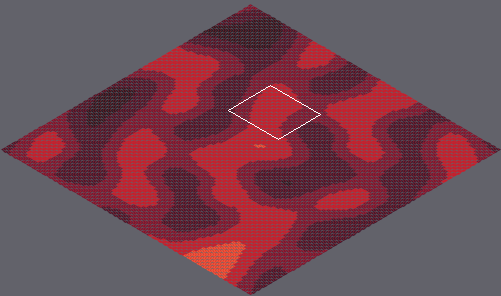
Two versions of a level (Tiled map, marswars/resources/mapAssets/loadmap.tmx). The first picture is a wide view before the edit; the outline marks the close-up.
Close-up. The starting point:
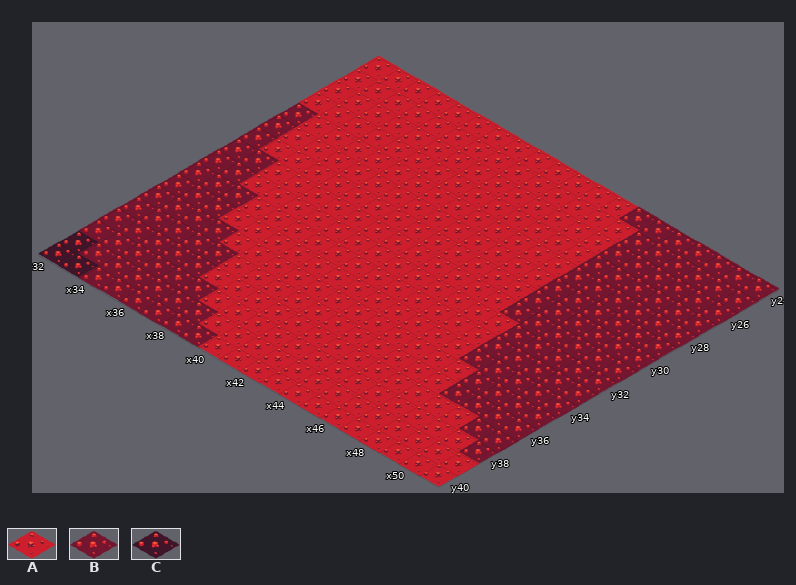
Cells are 55x32 px. Isometric: x runs down to the right, y down to the left. Shown: x 32..51, y 24..40. The commit also changed other parts of the map, which this record leaves out.
Key: from "tileset1": A 11 "mars007", B 12 "mars008", C 13 "mars009".
_ is an empty cell.
Layer "Tile Layer 1" before, first column x 32:
24 AAAAAAAAAAAAABBBBBBB
25 AAAAAAAAAAAAAABBBBBB
26 AAAAAAAAAAAAAABBBBBB
27 AAAAAAAAAAAAAABBBBBB
28 BAAAAAAAAAAAAABBBBBB
29 BAAAAAAAAAAAAABBBBBB
30 BAAAAAAAAAAAAABBBBBB
31 BBAAAAAAAAAAAABBBBBB
32 BBAAAAAAAAAAAAABBBBB
33 BBBAAAAAAAAAAAABBBBB
34 BBBAAAAAAAAAAAABBBBB
35 BBBBAAAAAAAAAAAABBBB
36 BBBBBAAAAAAAAAAABBBB
37 BBBBBAAAAAAAAAAAAABB
38 BBBBBBAAAAAAAAAAAAAB
39 CBBBBBBAAAAAAAAAAAAA
40 CCBBBBBBAAAAAAAAAAAA
After:
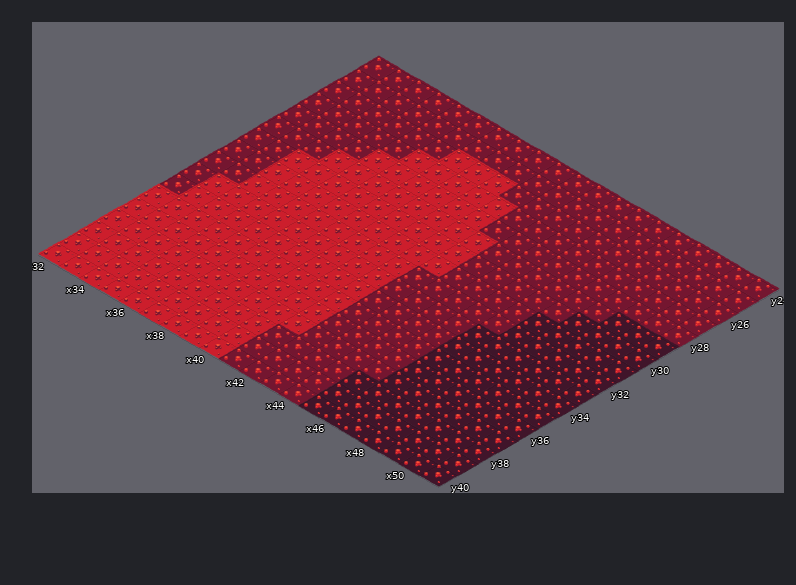
Diff:
Changed rows in their new state; . is an unchanged cell.
Layer "Tile Layer 1":
first column x 32:
24 BBBBBBBBBBBBB.......
25 BBBBBBBBBBBBBB......
26 BBBBBB...BBBBB......
27 BBBBB.....BBBB......
28 .BBB......BBBB......
29 .BB........BBB...CCC
30 .B.........BBB..CCCC
31 ...........BBB.CCCCC
32 ..........BBBBBCCCCC
33 .AA.......BBBBCCCCCC
34 .AA.......BBBBCCCCCC
35 AAAA......BBBBCCCCCC
36 AAAAA.....BBBBCCCCCC
37 AAAAA.....BBBBCCCCCC
38 AAAAAA...BBBBCCCCCCC
39 AAAAAAA..BBBBCCCCCCC
40 AAAAAAAA.BBBBCCCCCCC
Pixel boxes of the changes (left, top, right, bottom) in both close-ups:
changed: (38, 55, 680, 487)
